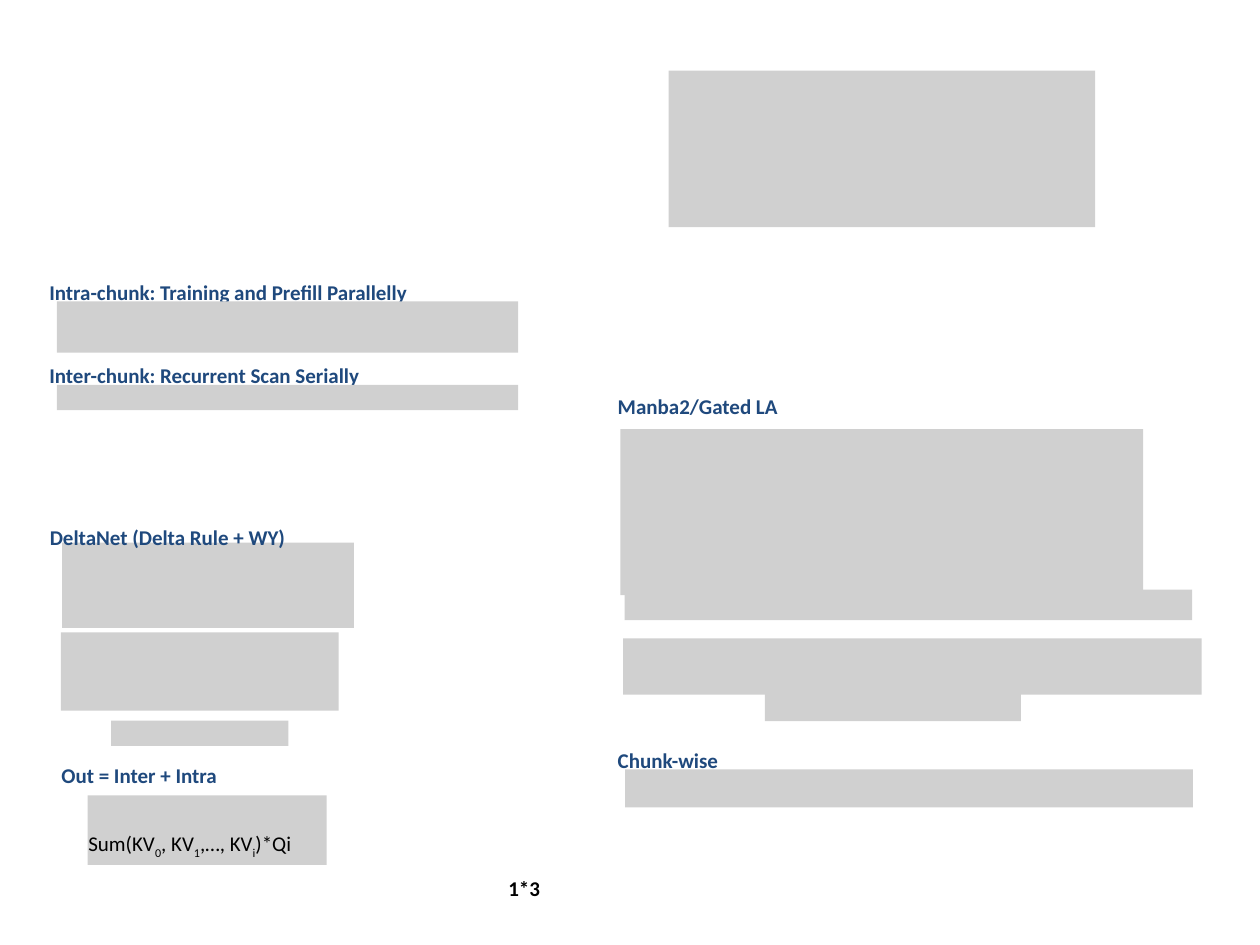
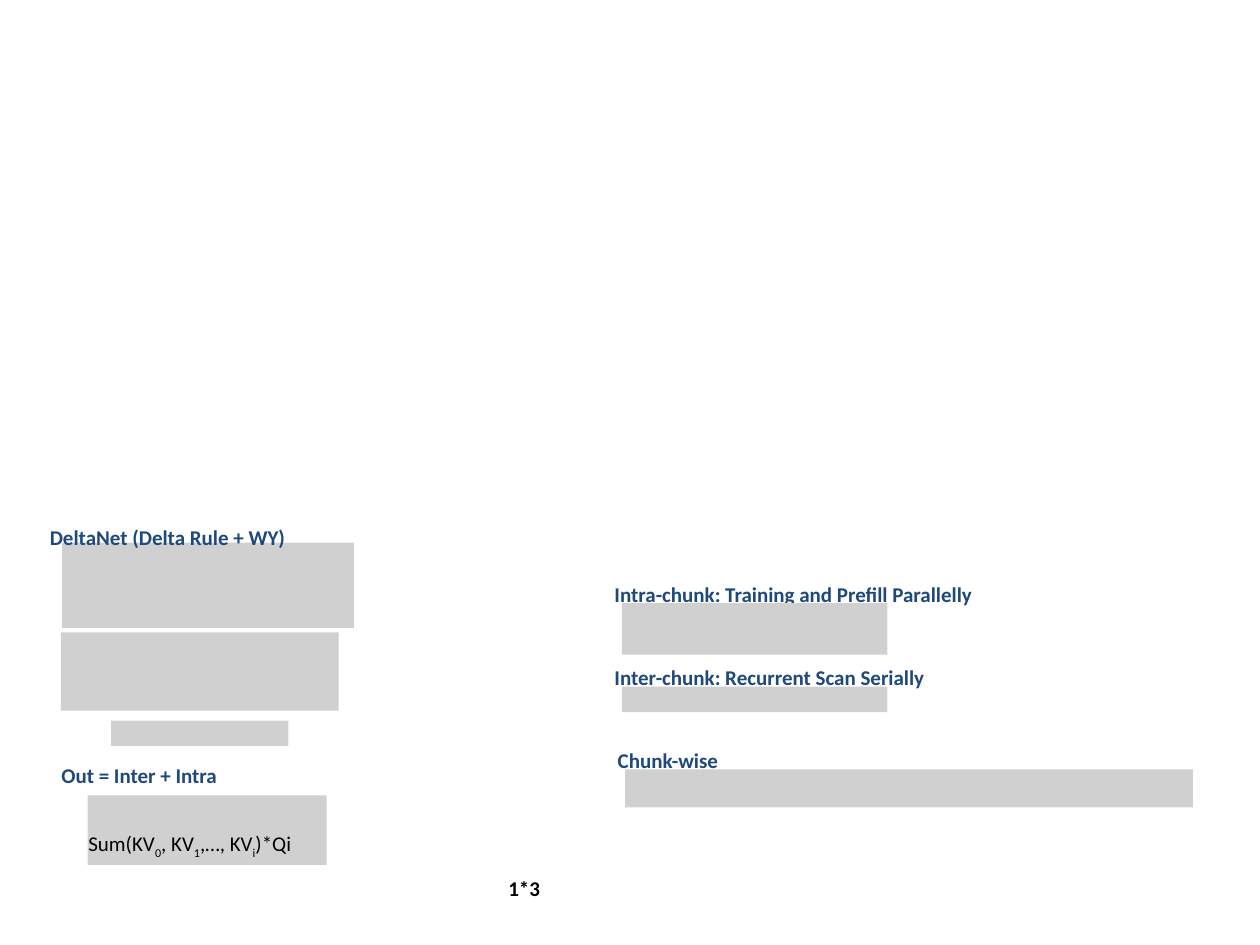
Before and after one commit to navibator/crazy-ai, a slide deck: slide 9 of temp.pptx (slide 7 before the commit). Drawn at 1260x945 pixels with LibreOffice and Linux fonts; fonts in the diff are those of the drawing; grey boxes stand for pictures. Boxes give left, top, right and bottom in pixels: in the first picture for what was removed or moved away, otherwise in the second. Text is boxed around its words. In the diff, an @@ line names an element or a change of style, - is before the commit and + after.

```diff
--- a/temp.pptx
+++ b/temp.pptx
@@ picture removed at box(669, 71, 1096, 227) @@
@@ picture removed at box(57, 301, 518, 353) @@
@@ picture removed at box(57, 384, 518, 410) @@
@@ text removed at box(618, 399, 778, 415) @@
-Manba2/Gated LA
@@ text "Intra-chunk: Training and Prefill Parallelly": place and size @@
-text "Intra-chunk: Training and Prefill Parallelly" at box(49, 283, 406, 302)
+text "Intra-chunk: Training and Prefill Parallelly" at box(614, 584, 971, 606)
@@ picture added at box(622, 604, 888, 655) @@
@@ group removed at box(620, 430, 1202, 722): 4 pictures @@
@@ text "Inter-chunk: Recurrent Scan Serially" rewrapped from box(49, 366, 359, 385) to box(614, 668, 925, 692) @@
@@ picture added at box(622, 687, 888, 712) @@
```
Also in this commit, not shown: 5 other slides changed, 2 slides added, 1 other file.
